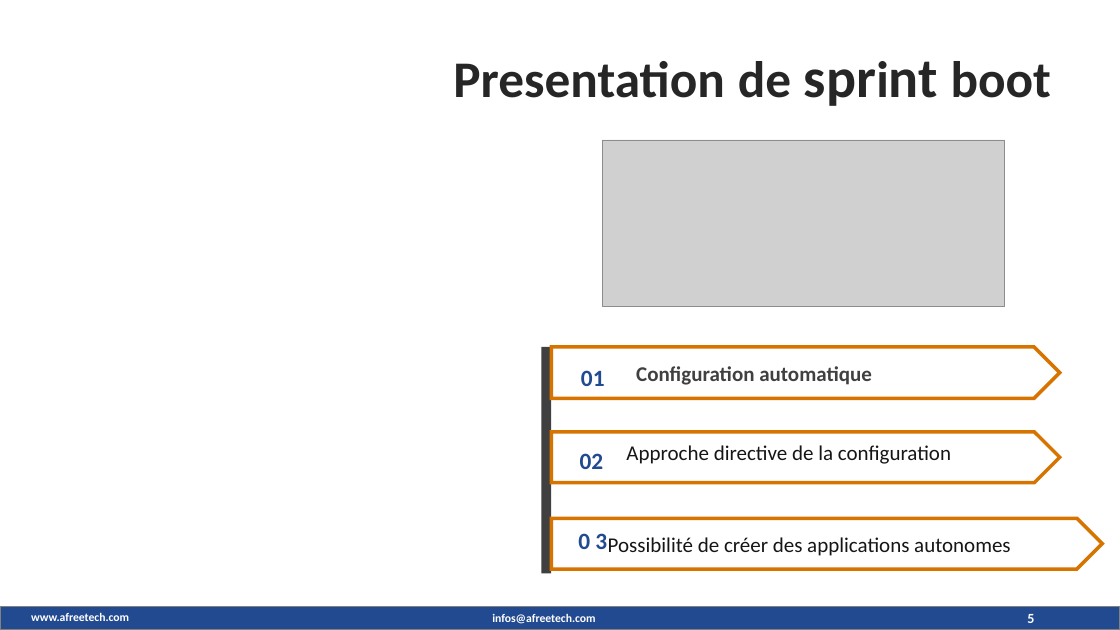
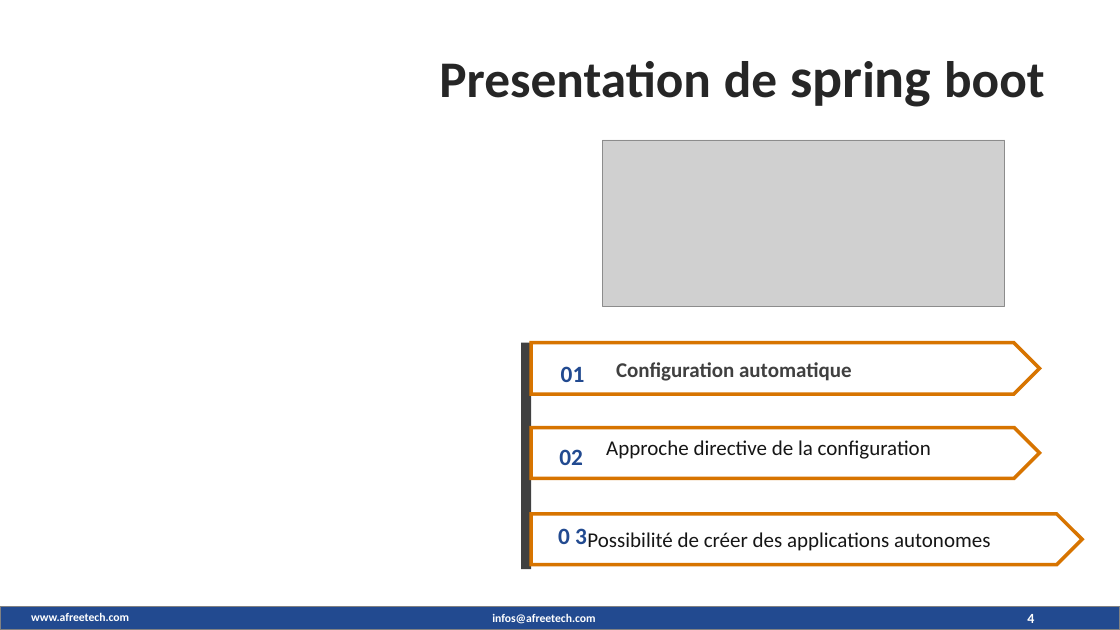
Before and after one commit to maximedorlin/maximedorlin, a slide deck: slide 4 of sprint boot.pptx (slide 5 before the commit). Drawn at 1120x630 pixels with LibreOffice and Linux fonts; fonts in the diff are those of the drawing; grey boxes stand for pictures; background and template pictures are left out. Boxes give left, top, right and bottom in pixels: in the first picture for what was removed or moved away, otherwise in the second. Text is boxed around its words. In the diff, an @@ line names an element or a change of style, - is before the commit and + after.

```diff
--- a/sprint boot.pptx
+++ b/sprint boot.pptx
@@ text at (x1=439, y1=61, x2=1044, y2=98): text changed @@
-Presentation de sprint boot
+Presentation de spring boot
@@ 5 texts, 3 pentagon arrows, 1 rectangle moved together from (x1=541, y1=347, x2=1102, y2=574) to (x1=521, y1=343, x2=1082, y2=570) @@
@@ page number at (x1=1027, y1=614, x2=1034, y2=623): text changed @@
-5
+4
```
Also in this commit, not shown: 9 other slides changed, 3 slides added, 1 slide removed.
